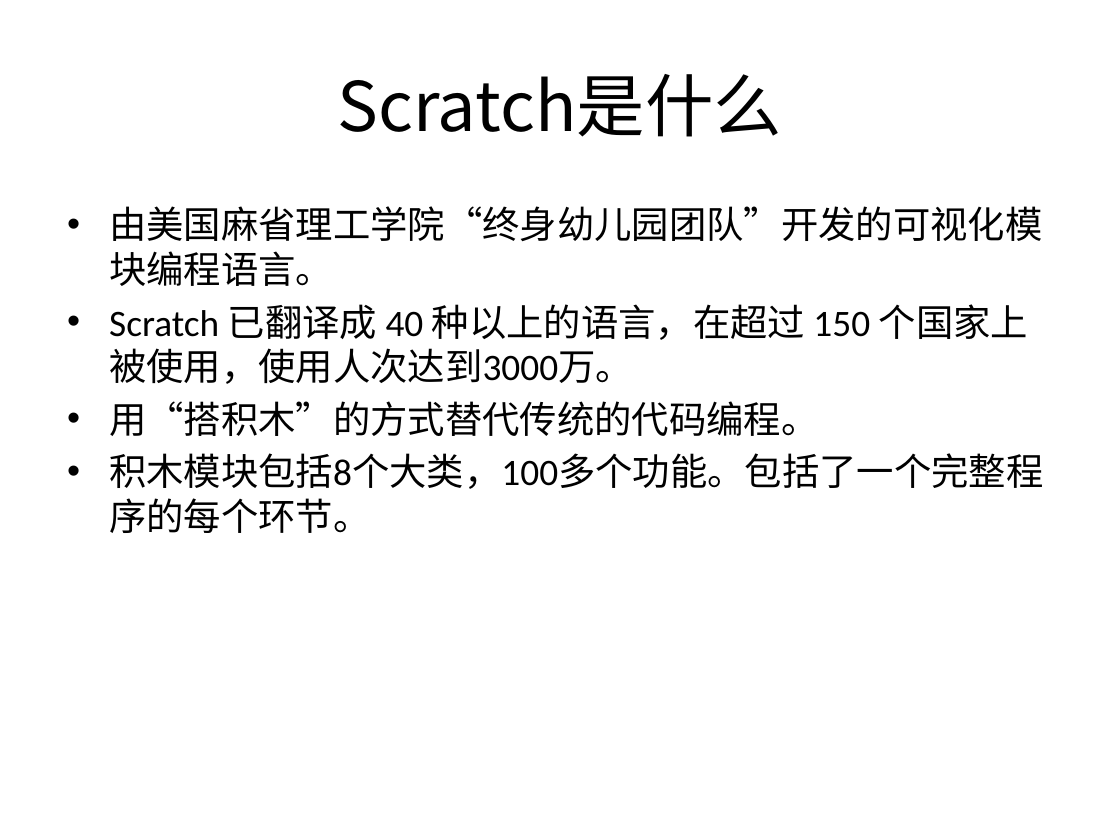
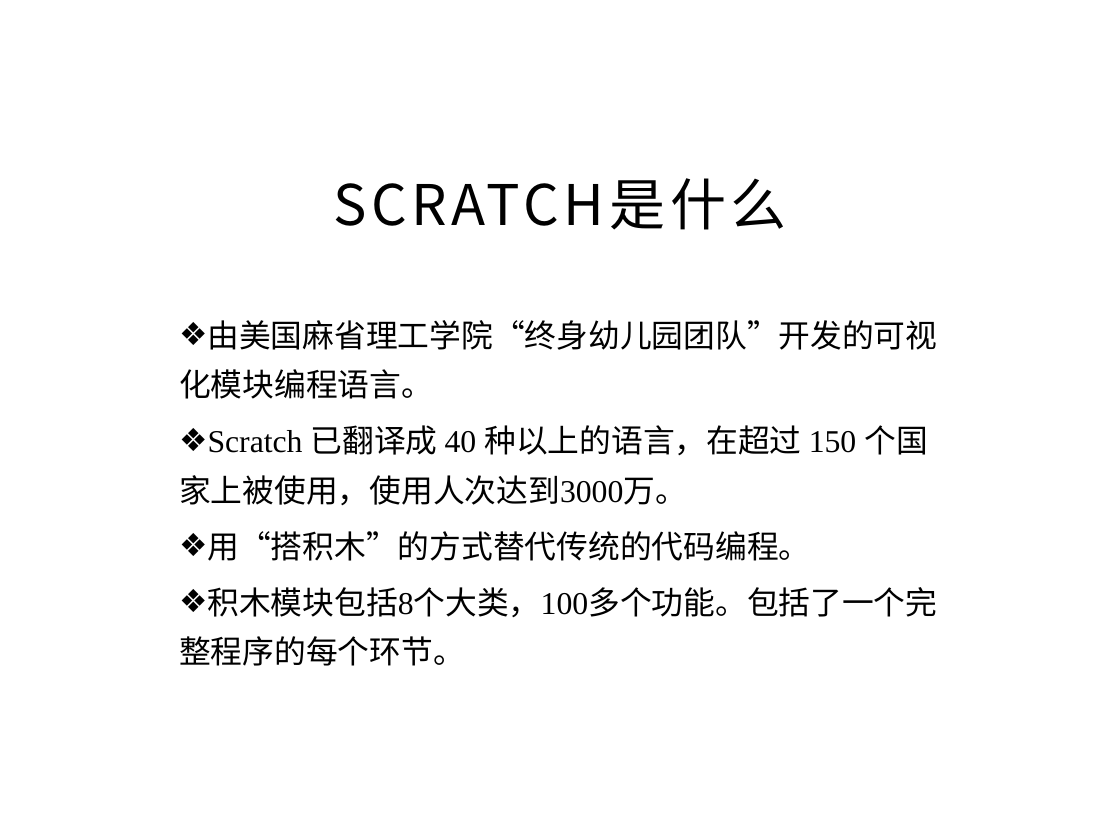
Before and after one commit to tjvictor/PublicCode, a slide deck: slide 4 of Public Class Presentation.pptx. Drawn at 1120x840 pixels with LibreOffice and Linux fonts; fonts in the diff are those of the drawing; background and template pictures are left out. Boxes give left, top, right and bottom in pixels: in the first picture for what was removed or moved away, otherwise in the second. Text is boxed around its words. In the diff, an @@ line names an element or a change of style, - is before the commit and + after.

```diff
--- a/Public Class Presentation.pptx
+++ b/Public Class Presentation.pptx
@@ title "SCRATCH是什么" at [333,178,787,230]: vertical alignment middle to bottom @@
@@ title at [333,178,787,230]: text changed; size 44 to 36 pt @@
-Scratch是什么
+SCRATCH是什么
@@ text "由美国麻省理工学院“终身幼儿园团队”开发的可视化模块编程语言。": place and size @@
-text "由美国麻省理工学院“终身幼儿园团队”开发的可视化模块编程语言。" at [109,206,1043,533]
+text "由美国麻省理工学院“终身幼儿园团队”开发的可视化模块编程语言。" at [179,320,938,666]
@@ text "由美国麻省理工学院“终身幼儿园团队”开发的可视化模块编程语言。" at [179,320,938,666]: size 24 to 20.4 pt, font Calibri to Times New Roman; bullet • to ❖; line spacing 1 to 1.3 @@
```
Also in this commit, not shown: 4 other slides changed.
